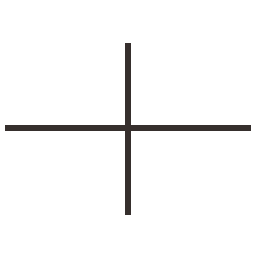
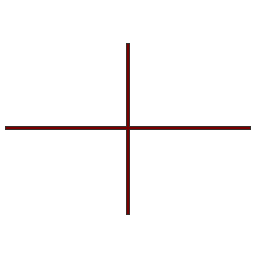
The second 256 x 256 image is a revision of the first. Changes to its layers:
added layer "Rectangle 3 copy" above "Rectangle 3" over [127, 44, 129, 214]
added layer "Rectangle 3" above "Rectangle 2" over [6, 127, 250, 129]
painted on "Rectangle 2" over [125, 43, 131, 215]
painted on "Rectangle 1" over [5, 125, 251, 131]
